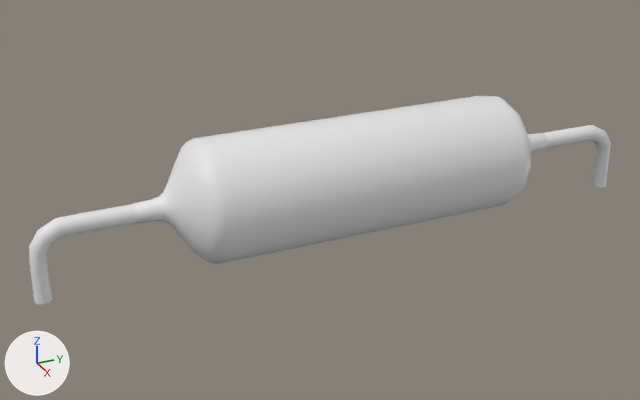
Renders of the FBX model rezystor_cylinder.fbx from each side of a commit.
Rendered twice from a 50 mm lens placed at (12.18, -6.17, 5.74), pointed at (-0.12, -0.64, -0.41). Lighting does not change. The marker at lower left points along +X, +Y and +Z.

Names of what the first picture shows: 'rezystor_cylinder'.
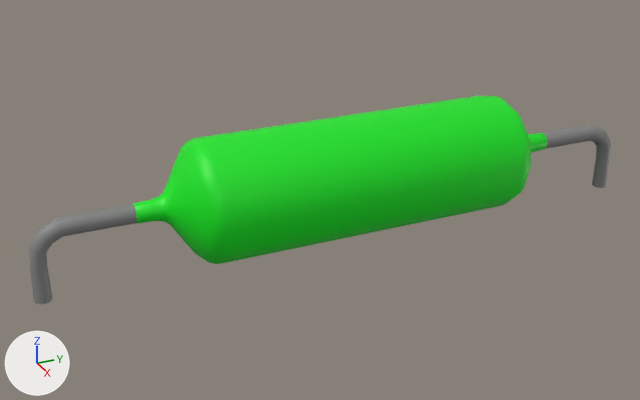
Pixel boxes (x1, y1, x2, y2) of what changed, in the pictures (640 x 400 px):
part 1 of me_cylinder, recoloured (white to green): (133, 96, 548, 264) in both
part 2 of me_cylinder, recoloured (white to grey): (29, 204, 137, 304) in both
part 3 of me_cylinder, recoloured: (544, 125, 611, 188) in both

The change in detail:
Material 'metalowe elementy' (mat_metalowe_elementy) is new.
Its base color is (0.233, 0.233, 0.233) (grey #858585).
Material 'rezystor' (mat_rezystor) is new.
Its base color is (0.0, 0.8, 0.0106) (green #00e71a).
me_cylinder has 468 vertices, 432 faces and spans x -1.0..1.0, y -5.37..5.37, z -1.14..1.0.
me_cylinder is used by ob_rezystor_cylinder; location (0.0, 0.0, 0.0).
me_cylinder part 1: all 288 faces centred in x -0.93..0.93, y -3.75..3.75, z -0.93..0.93 switch from no material to mat_rezystor (green #00e71a).
me_cylinder part 2: all 72 faces centred in x -0.14..0.14, y -5.35..-3.91, z -0.86..0.14 switch from no material to mat_metalowe_elementy (grey #858585).
me_cylinder part 3: all 72 faces centred in x -0.14..0.14, y 3.91..5.35, z -0.86..0.14 switch from no material to mat_metalowe_elementy (grey #858585).
